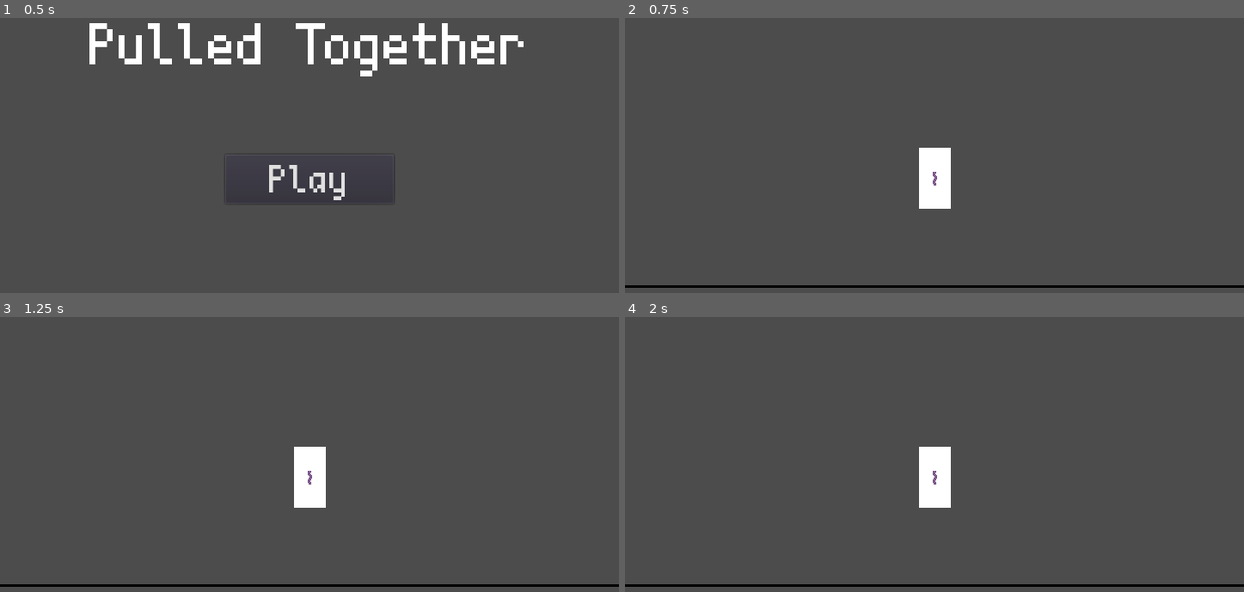
Above: before the commit, frames 1-4 (two rows, left to right).
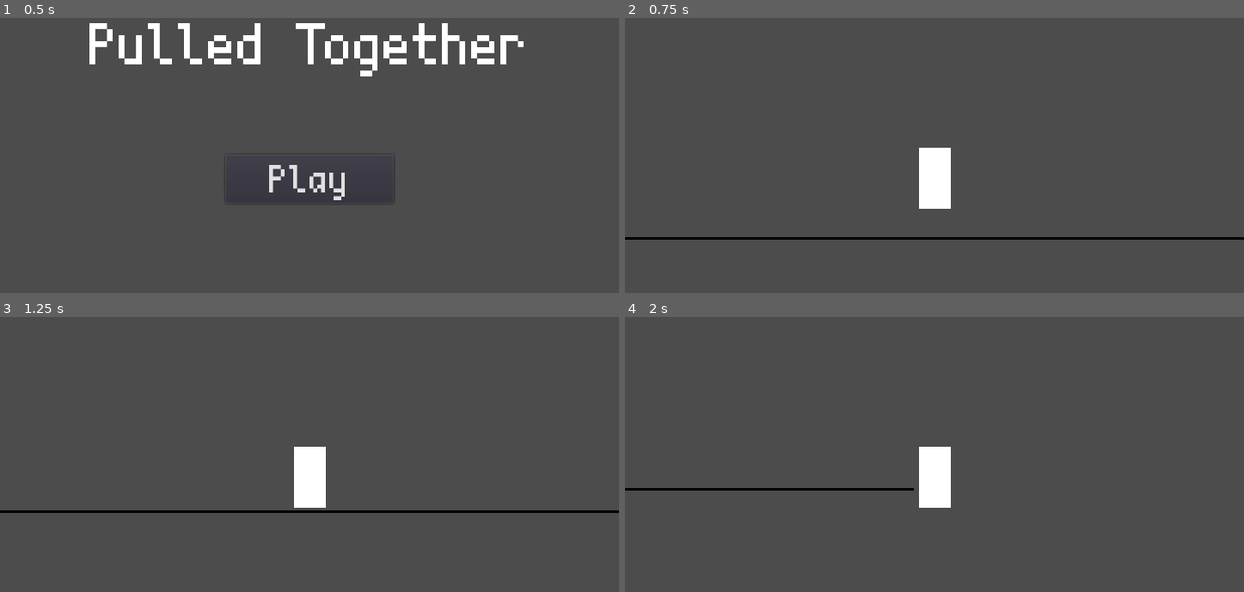
Above: after the commit, the same moments.

Repository: ShadowFungi/Pulled-Together
Game: Godot game, scene res://Scenes/Menus/MainMenu.tscn
Same seed, same stepped clock (60 frames per second), same inputs: the game is played once before the commit and once after it.
Inputs (mouse positions are in pixels of both pictures, inside the frame that each line leads up to):
- Up to frame 1 (0.5 s): no input
- Up to frame 2 (0.75 s): click "Play" at 0.5 s
- Up to frame 3 (1.25 s): no input
- Up to frame 4 (2 s): tap Enter at 1.25 s; move the mouse to (1070, 457) at 1.27 s; hold D (move_right) from 1.28 s (still down); hold W (jump) from 1.28 s (still down)

Frame 1 is identical in both runs. In frame 2, 1.9% of the frame differs, in the area x 0-100%, y 55-99%; in frame 3, 1.9%; in frame 4, 1.4%.
Error before the commit: Invalid call. Nonexistent function 'calculate_length' in base 'Area2D'. (res://Scripts/Player/Grapple/Hook.gd:19)

Commit message:
refined the state machine

Diff:
--- a/Scenes/Player/Grapple/Hook.tscn
+++ b/Scenes/Player/Grapple/Hook.tscn
@@ -15,7 +15,7 @@
 
 [node name="SnapDetector" parent="." instance=ExtResource( 4 )]
 
-[node name="Timer" type="Timer" parent="."]
+[node name="Cooldown" type="Timer" parent="."]
 
 [node name="StateMachine" type="Node" parent="."]
 script = ExtResource( 3 )
--- a/Scenes/Player/Grapple/SnapDetector.tscn
+++ b/Scenes/Player/Grapple/SnapDetector.tscn
@@ -1,10 +1,13 @@
-[gd_scene load_steps=3 format=2]
+[gd_scene load_steps=4 format=2]
+
+[ext_resource path="res://Scripts/Player/Grapple/SnapDetector.gd" type="Script" id=1]
 
 [sub_resource type="CapsuleShape2D" id=1]
 
 [sub_resource type="CapsuleShape2D" id=2]
 
 [node name="SnapDetector" type="Area2D"]
+script = ExtResource( 1 )
 
 [node name="CapsuleH" type="CollisionShape2D" parent="."]
 position = Vector2( 24, 0 )
--- a/Scenes/Player/Player.tscn
+++ b/Scenes/Player/Player.tscn
@@ -1,7 +1,7 @@
 [gd_scene load_steps=4 format=2]
 
 [ext_resource path="res://Scripts/Player/player.gd" type="Script" id=1]
-[ext_resource path="res://Scenes/Player/Grapple/Hook.tscn" type="PackedScene" id=2]
+[ext_resource path="res://Scripts/Player/PlayerFSM.gd" type="Script" id=2]
 
 [sub_resource type="CapsuleShape2D" id=1]
 radius = 19.0
@@ -26,4 +26,5 @@
 [node name="Camera2D" type="Camera2D" parent="."]
 current = true
 
-[node name="Hook" parent="." instance=ExtResource( 2 )]
+[node name="Node" type="Node" parent="."]
+script = ExtResource( 2 )
--- /dev/null
+++ b/Scripts/Player/Grapple/SnapDetector.gd
@@ -0,0 +1,25 @@
+tool
+extends Area2D
+# Detects and returns the best snapping target for the hook
+
+
+onready var ray_cast: RayCast2D = $RayCast2D
+
+
+func _ready() -> void:
+	if Engine.editor_hint:
+		set_physics_process(false)
+	ray_cast.set_as_toplevel(true)
+
+
+# Returns the length of the hook, from the origin to the tip of the collision shape
+# Used to draw the hook's radius in the editor
+func calculate_length() -> float:
+	var length := -1.0
+	for collider in [$CapsuleH, $CapsuleV]:
+		if not collider:
+			continue
+		var capsule: CapsuleShape2D = collider.shape
+		var capsule_length: float = collider.position.length() + capsule.height / 2 * sin(collider.rotation) + capsule.radius
+		length = max(length, capsule_length)
+	return length
--- a/Scripts/Player/PlayerFSM.gd
+++ b/Scripts/Player/PlayerFSM.gd
@@ -10,14 +10,56 @@
 	add_state("grow")
 	call_deferred("set_state", states.idle)
 
+func _input(event):
+	if [states.idle, states.run].has(state):
+		if event.is_action_pressed("jump"):
+			parent._velocity.y = parent.jump_strength
+
 func _state_logic(delta):
-	pass
+	parent.apply_movement()
+	parent._apply_gravity(delta)
 
 func _get_transition(delta):
+	match state:
+		states.idle:
+			if !parent.is_on_floor():
+				if parent._velocity.y < 0:
+					return states.jump
+				elif parent._velocity.y > 0:
+					return states.fall
+			elif parent._velocity.x != 0:
+				return states.run
+		states.run:
+			if !parent.is_on_floor():
+				if parent._velocity.y < 0:
+					return states.jump
+				elif parent._velocity.y > 0:
+					return states.fall
+			elif parent._velocity.x == 0:
+				return states.idle
+		states.jump:
+			if parent.is_on_floor():
+				return states.idle
+			elif parent._velocity.y >= 0:
+				return states.fall
+		states.jump:
+			if parent.is_on_floor():
+				return states.idle
+			elif parent._velocity.y < 0:
+				return states.jump
+
 	return null
 
-func _enter_state(new_State, old_state):
-	pass
+func _enter_state(new_state, old_state):
+	match new_state:
+		states.idle:
+			pass
+		states.run:
+			pass
+		states.jump:
+			pass
+		states.fall:
+			pass
 
 func _exit_state(old_state, new_state):
 	pass
--- a/Scripts/Player/player.gd
+++ b/Scripts/Player/player.gd
@@ -15,7 +15,7 @@
 func _apply_gravity(delta):
 	_velocity.y += gravity * delta
 
-func _apply_movement():
+func apply_movement():
 	var _horizontal_direction = (
 		Input.get_action_strength("move_right")
 		- Input.get_action_strength("move_left")
--- a/project.godot
+++ b/project.godot
@@ -54,7 +54,7 @@
 jump={
 "deadzone": 0.5,
 "events": [ Object(InputEventKey,"resource_local_to_scene":false,"resource_name":"","device":0,"alt":false,"shift":false,"control":false,"meta":false,"command":false,"pressed":false,"scancode":87,"physical_scancode":0,"unicode":0,"echo":false,"script":null)
-, Object(InputEventKey,"resource_local_to_scene":false,"resource_name":"","device":0,"alt":false,"shift":false,"control":false,"meta":false,"command":false,"pressed":false,"scancode":0,"physical_scancode":16777234,"unicode":0,"echo":false,"script":null)
+, Object(InputEventKey,"resource_local_to_scene":false,"resource_name":"","device":0,"alt":false,"shift":false,"control":false,"meta":false,"command":false,"pressed":false,"scancode":16777232,"physical_scancode":0,"unicode":0,"echo":false,"script":null)
  ]
 }
 grapple={
